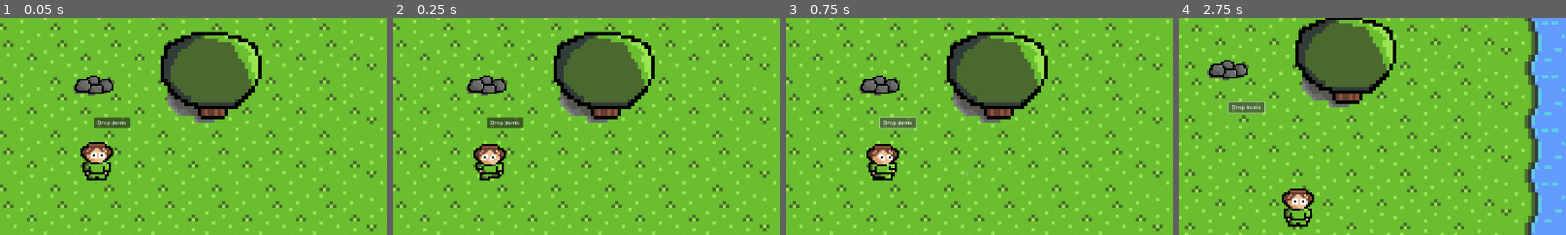
Above: before the commit, frames 1-4 (left to right).
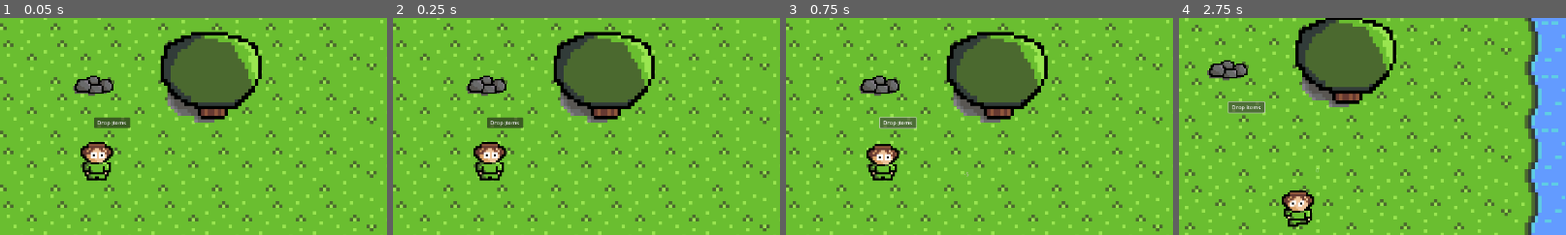
Above: after the commit, the same moments.

Repository: aubindetrez/DigitalReborn
Game: Godot game, scene res://scenes/main_scene.tscn
Same seed, same stepped clock (60 frames per second), same inputs: the game is played once before the commit and once after it.
Inputs:
- Up to frame 1 (0.05 s): no input
- Up to frame 2 (0.25 s): no input
- Up to frame 3 (0.75 s): click "Drop items" at 0.5 s
- Up to frame 4 (2.75 s): tap Enter (ui_accept) at 1.25, 1.52, 2.27 s; hold Right (ui_right) 1.28-2.03 s; hold Down (ui_down) from 2.03 s (still down)
The pictures show only the part of the screen within x 37-87%, y 27-77%; the shares and areas given below are measured in that part.

Frame 1 is identical in both runs. In frame 2, 0.7% of the frame differs, in the area x 20-30%, y 57-75%; in frame 3, 0.3%; in frame 4, 0.7%, in the area x 26-36%, y 78-97%.

Commit message:
Add Idle animation for the player

Diff:
--- a/scenes/animate_moving_obj.gd
+++ b/scenes/animate_moving_obj.gd
@@ -24,6 +24,14 @@
 #        0
 func _process(delta):
 	smoothed_rot = lerp(rotation, smoothed_rot, 0.1)
+	var charbody2d: CharacterBody2D = $"../.."
+	if charbody2d.velocity.length() > 10.0: # arbitrary number for when do we actually stopped moving
+		anim_moving()
+	else:
+		anim_idle()
+
+func anim_moving():
+	parent.speed_scale = 2 # by default the movement is too fast compared to the animation, speed up the animation
 	if smoothed_rot < (PI/2 - PI/4) and smoothed_rot > (-PI/2 + PI/4):
 		parent.play("downward")
 	elif smoothed_rot < (-PI/2 - PI/4) or smoothed_rot > (PI/2 + PI/4):
@@ -34,3 +42,16 @@
 	elif smoothed_rot > (-PI + PI/4) and smoothed_rot < (0 - PI/4):
 		parent.flip_h = true
 		parent.play("right")
+
+func anim_idle():
+	parent.speed_scale = 1
+	if smoothed_rot < (PI/2 - PI/4) and smoothed_rot > (-PI/2 + PI/4):
+		parent.play("idledown")
+	elif smoothed_rot < (-PI/2 - PI/4) or smoothed_rot > (PI/2 + PI/4):
+		parent.play("idleup")
+	elif smoothed_rot < (PI - PI/4) and smoothed_rot > (0 + PI/4):
+		parent.flip_h = false
+		parent.play("idleright")
+	elif smoothed_rot > (-PI + PI/4) and smoothed_rot < (0 - PI/4):
+		parent.flip_h = true
+		parent.play("idleright")
--- a/scenes/main_scene.tscn
+++ b/scenes/main_scene.tscn
@@ -58,6 +58,70 @@
 [sub_resource type="RectangleShape2D" id="RectangleShape2D_1xxw5"]
 size = Vector2(70, 130)
 
+[sub_resource type="AtlasTexture" id="AtlasTexture_oxs0p"]
+atlas = ExtResource("2_uow8f")
+region = Rect2(0, 224, 32, 32)
+
+[sub_resource type="AtlasTexture" id="AtlasTexture_bg6aw"]
+atlas = ExtResource("2_uow8f")
+region = Rect2(32, 224, 32, 32)
+
+[sub_resource type="AtlasTexture" id="AtlasTexture_evoie"]
+atlas = ExtResource("2_uow8f")
+region = Rect2(64, 224, 32, 32)
+
+[sub_resource type="AtlasTexture" id="AtlasTexture_0sona"]
+atlas = ExtResource("2_uow8f")
+region = Rect2(96, 224, 32, 32)
+
+[sub_resource type="AtlasTexture" id="AtlasTexture_ykye1"]
+atlas = ExtResource("2_uow8f")
+region = Rect2(128, 224, 32, 32)
+
+[sub_resource type="AtlasTexture" id="AtlasTexture_mdmd7"]
+atlas = ExtResource("2_uow8f")
+region = Rect2(0, 256, 32, 32)
+
+[sub_resource type="AtlasTexture" id="AtlasTexture_4aqxg"]
+atlas = ExtResource("2_uow8f")
+region = Rect2(32, 256, 32, 32)
+
+[sub_resource type="AtlasTexture" id="AtlasTexture_u1h2o"]
+atlas = ExtResource("2_uow8f")
+region = Rect2(64, 256, 32, 32)
+
+[sub_resource type="AtlasTexture" id="AtlasTexture_4lflu"]
+atlas = ExtResource("2_uow8f")
+region = Rect2(96, 256, 32, 32)
+
+[sub_resource type="AtlasTexture" id="AtlasTexture_j3y0e"]
+atlas = ExtResource("2_uow8f")
+region = Rect2(128, 256, 32, 32)
+
+[sub_resource type="AtlasTexture" id="AtlasTexture_b5r6q"]
+atlas = ExtResource("2_uow8f")
+region = Rect2(160, 256, 32, 32)
+
+[sub_resource type="AtlasTexture" id="AtlasTexture_7tjic"]
+atlas = ExtResource("2_uow8f")
+region = Rect2(0, 288, 32, 32)
+
+[sub_resource type="AtlasTexture" id="AtlasTexture_i6h0k"]
+atlas = ExtResource("2_uow8f")
+region = Rect2(32, 288, 32, 32)
+
+[sub_resource type="AtlasTexture" id="AtlasTexture_2u1do"]
+atlas = ExtResource("2_uow8f")
+region = Rect2(64, 288, 32, 32)
+
+[sub_resource type="AtlasTexture" id="AtlasTexture_kli3m"]
+atlas = ExtResource("2_uow8f")
+region = Rect2(96, 288, 32, 32)
+
+[sub_resource type="AtlasTexture" id="AtlasTexture_04lj4"]
+atlas = ExtResource("2_uow8f")
+region = Rect2(128, 288, 32, 32)
+
 [sub_resource type="AtlasTexture" id="AtlasTexture_vrev0"]
 atlas = ExtResource("2_uow8f")
 region = Rect2(0, 0, 32, 32)
@@ -74,21 +138,49 @@
 atlas = ExtResource("2_uow8f")
 region = Rect2(96, 0, 32, 32)
 
-[sub_resource type="AtlasTexture" id="AtlasTexture_jcxva"]
+[sub_resource type="AtlasTexture" id="AtlasTexture_4b2dr"]
+atlas = ExtResource("2_uow8f")
+region = Rect2(0, 128, 32, 32)
+
+[sub_resource type="AtlasTexture" id="AtlasTexture_whkei"]
+atlas = ExtResource("2_uow8f")
+region = Rect2(32, 128, 32, 32)
+
+[sub_resource type="AtlasTexture" id="AtlasTexture_ksclr"]
+atlas = ExtResource("2_uow8f")
+region = Rect2(0, 192, 32, 32)
+
+[sub_resource type="AtlasTexture" id="AtlasTexture_qqb7b"]
+atlas = ExtResource("2_uow8f")
+region = Rect2(32, 192, 32, 32)
+
+[sub_resource type="AtlasTexture" id="AtlasTexture_l8mqj"]
 atlas = ExtResource("2_uow8f")
 region = Rect2(0, 64, 32, 32)
 
-[sub_resource type="AtlasTexture" id="AtlasTexture_sacuu"]
+[sub_resource type="AtlasTexture" id="AtlasTexture_c8yay"]
 atlas = ExtResource("2_uow8f")
 region = Rect2(32, 64, 32, 32)
 
-[sub_resource type="AtlasTexture" id="AtlasTexture_vc4c8"]
-atlas = ExtResource("2_uow8f")
-region = Rect2(64, 64, 32, 32)
-
-[sub_resource type="AtlasTexture" id="AtlasTexture_xyvsp"]
-atlas = ExtResource("2_uow8f")
-region = Rect2(96, 64, 32, 32)
+[sub_resource type="AtlasTexture" id="AtlasTexture_im84s"]
+atlas = ExtResource("2_uow8f")
+region = Rect2(0, 96, 32, 32)
+
+[sub_resource type="AtlasTexture" id="AtlasTexture_0i3xh"]
+atlas = ExtResource("2_uow8f")
+region = Rect2(32, 96, 32, 32)
+
+[sub_resource type="AtlasTexture" id="AtlasTexture_a6n7l"]
+atlas = ExtResource("2_uow8f")
+region = Rect2(64, 96, 32, 32)
+
+[sub_resource type="AtlasTexture" id="AtlasTexture_nmiq1"]
+atlas = ExtResource("2_uow8f")
+region = Rect2(96, 96, 32, 32)
+
+[sub_resource type="AtlasTexture" id="AtlasTexture_2bsob"]
+atlas = ExtResource("2_uow8f")
+region = Rect2(0, 160, 32, 32)
 
 [sub_resource type="AtlasTexture" id="AtlasTexture_3j3vu"]
 atlas = ExtResource("2_uow8f")
@@ -110,6 +202,69 @@
 animations = [{
 "frames": [{
 "duration": 1.0,
+"texture": SubResource("AtlasTexture_oxs0p")
+}, {
+"duration": 1.0,
+"texture": SubResource("AtlasTexture_bg6aw")
+}, {
+"duration": 1.0,
+"texture": SubResource("AtlasTexture_evoie")
+}, {
+"duration": 1.0,
+"texture": SubResource("AtlasTexture_0sona")
+}, {
+"duration": 1.0,
+"texture": SubResource("AtlasTexture_ykye1")
+}],
+"loop": true,
+"name": &"attackdown",
+"speed": 5.0
+}, {
+"frames": [{
+"duration": 1.0,
+"texture": SubResource("AtlasTexture_mdmd7")
+}, {
+"duration": 1.0,
+"texture": SubResource("AtlasTexture_4aqxg")
+}, {
+"duration": 1.0,
+"texture": SubResource("AtlasTexture_u1h2o")
+}, {
+"duration": 1.0,
+"texture": SubResource("AtlasTexture_4lflu")
+}, {
+"duration": 1.0,
+"texture": SubResource("AtlasTexture_j3y0e")
+}, {
+"duration": 1.0,
+"texture": SubResource("AtlasTexture_b5r6q")
+}],
+"loop": true,
+"name": &"attackright",
+"speed": 5.0
+}, {
+"frames": [{
+"duration": 1.0,
+"texture": SubResource("AtlasTexture_7tjic")
+}, {
+"duration": 1.0,
+"texture": SubResource("AtlasTexture_i6h0k")
+}, {
+"duration": 1.0,
+"texture": SubResource("AtlasTexture_2u1do")
+}, {
+"duration": 1.0,
+"texture": SubResource("AtlasTexture_kli3m")
+}, {
+"duration": 1.0,
+"texture": SubResource("AtlasTexture_04lj4")
+}],
+"loop": true,
+"name": &"attackup",
+"speed": 5.0
+}, {
+"frames": [{
+"duration": 1.0,
 "texture": SubResource("AtlasTexture_vrev0")
 }, {
 "duration": 1.0,
@@ -126,20 +281,61 @@
 "speed": 5.0
 }, {
 "frames": [{
-"duration": 1.0,
-"texture": SubResource("AtlasTexture_jcxva")
-}, {
-"duration": 1.0,
-"texture": SubResource("AtlasTexture_sacuu")
-}, {
-"duration": 1.0,
-"texture": SubResource("AtlasTexture_vc4c8")
-}, {
-"duration": 1.0,
-"texture": SubResource("AtlasTexture_xyvsp")
+"duration": 2.0,
+"texture": SubResource("AtlasTexture_4b2dr")
+}, {
+"duration": 2.0,
+"texture": SubResource("AtlasTexture_whkei")
+}],
+"loop": true,
+"name": &"idledown",
+"speed": 5.0
+}, {
+"frames": [{
+"duration": 2.0,
+"texture": SubResource("AtlasTexture_ksclr")
+}, {
+"duration": 2.0,
+"texture": SubResource("AtlasTexture_qqb7b")
+}],
+"loop": true,
+"name": &"idleright",
+"speed": 5.0
+}, {
+"frames": [{
+"duration": 2.0,
+"texture": SubResource("AtlasTexture_l8mqj")
+}, {
+"duration": 2.0,
+"texture": SubResource("AtlasTexture_c8yay")
+}],
+"loop": true,
+"name": &"idleup",
+"speed": 5.0
+}, {
+"frames": [{
+"duration": 1.0,
+"texture": SubResource("AtlasTexture_im84s")
+}, {
+"duration": 1.0,
+"texture": SubResource("AtlasTexture_0i3xh")
+}, {
+"duration": 1.0,
+"texture": SubResource("AtlasTexture_a6n7l")
+}, {
+"duration": 1.0,
+"texture": SubResource("AtlasTexture_nmiq1")
 }],
 "loop": true,
 "name": &"right",
+"speed": 5.0
+}, {
+"frames": [{
+"duration": 1.0,
+"texture": SubResource("AtlasTexture_2bsob")
+}],
+"loop": true,
+"name": &"sleepydown",
 "speed": 5.0
 }, {
 "frames": [{
@@ -191,8 +387,9 @@
 position = Vector2(4, -62)
 scale = Vector2(6, 6)
 sprite_frames = SubResource("SpriteFrames_05rlv")
-animation = &"downward"
-autoplay = "downward"
+animation = &"attackright"
+autoplay = "idledown"
+frame_progress = 0.942238
 
 [node name="ChangeAnimBasedOnMvmnt" type="Node" parent="Player/PlayerSprite"]
 script = ExtResource("4_ujqmk")
Binary file changed: assets/player/player_v2.ase
Binary file changed: assets/player/player_v2.png
Not shown: 1 places in scenes/main_scene.tscn that only renumber resources
